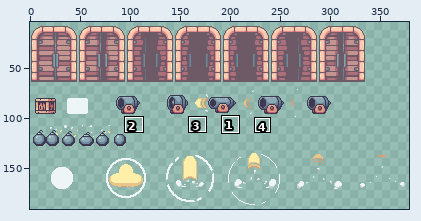
Two states of a sprite sheet, assets/img/objects.png. The first picture is a wide view before the edit; the outline marks the close-up.
Close-up. Before the edit:
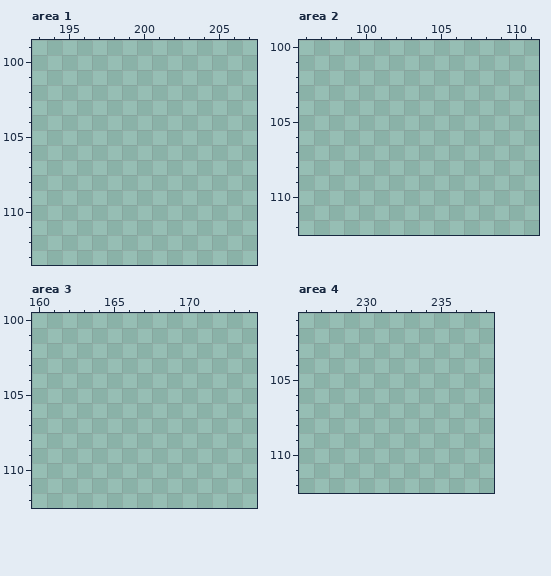
The file is 383x191 pixels. Colours within 5 levels of each other are drawn and written as one. Shown: area 1: x 193..207, y 99..113; area 2: x 96..111, y 100..112; area 3: x 160..174, y 100..112; area 4: x 226..238, y 101..112. The wide view leaves out empty margins. The commit also changed other parts of the picture, which this record leaves out.
The result:
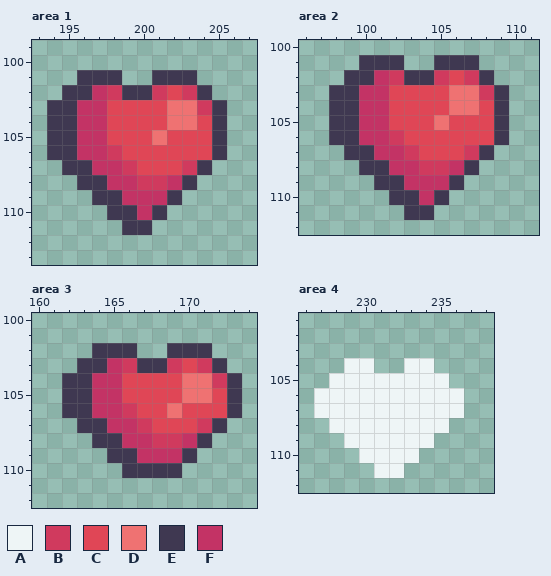
Palette (. is transparent): A #eef5f6  B #d03a5e  C #e04656  D #ef7272  E #3f3851  F #c33365
What changed:
Area 1:
y 101: x 196..198 ... -> EEE; x 201..203 ... -> EEE
y 102: x 195..204 .......... -> EEFBEEBCBE
y 103: x 194..205 ............ -> EEFFCCCCDDBE
y 104: x 194..205 ............ -> EEFFCCCCDDCE
y 105: x 194..205 ............ -> EEFFCCCDCCCE
y 106: x 194..205 ............ -> EEFFBCCCCCCE
y 107: x 195..204 .......... -> EEFFBCCCBE
y 108: x 196..203 ........ -> EEFFBBFE
y 109: x 197..202 ...... -> EEFFFE
y 110: x 198..201 .... -> EEFE
y 111: x 199..200 .. -> EE
Area 2:
y 101: x 100..102 ... -> EEE; x 105..107 ... -> EEE
y 102: x 99..108 .......... -> EEFBEEBCBE
y 103: x 98..109 ............ -> EEFFCCCCDDBE
y 104: x 98..109 ............ -> EEFFCCCCDDCE
y 105: x 98..109 ............ -> EEFFCCCDCCCE
y 106: x 98..109 ............ -> EEFFBCCCCCCE
y 107: x 99..108 .......... -> EEFFBCCCBE
y 108: x 100..107 ........ -> EEFFBBFE
y 109: x 101..106 ...... -> EEFFFE
y 110: x 102..105 .... -> EEFE
y 111: x 103..104 .. -> EE
Area 3:
y 102: x 164..166 ... -> EEE; x 169..171 ... -> EEE
y 103: x 163..172 .......... -> EEFBEEBCBE
y 104: x 162..173 ............ -> EEFFCCCCDDBE
y 105: x 162..173 ............ -> EEFFCCCCDDCE
y 106: x 162..173 ............ -> EEFFBCCDCCCE
y 107: x 163..172 .......... -> EEFFBCCCBE
y 108: x 164..171 ........ -> EEFFBBFE
y 109: x 165..170 ...... -> EEFFFE
y 110: x 166..169 .... -> EEEE
Area 4:
y 104: x 229..230 .. -> AA; x 233..234 .. -> AA
y 105: x 228..235 ........ -> AAAAAAAA
y 106..107: x 227..236 .......... -> AAAAAAAAAA
y 108: x 228..235 ........ -> AAAAAAAA
y 109: x 229..234 ...... -> AAAAAA
y 110: x 230..233 .... -> AAAA
y 111: x 231..232 .. -> AA
